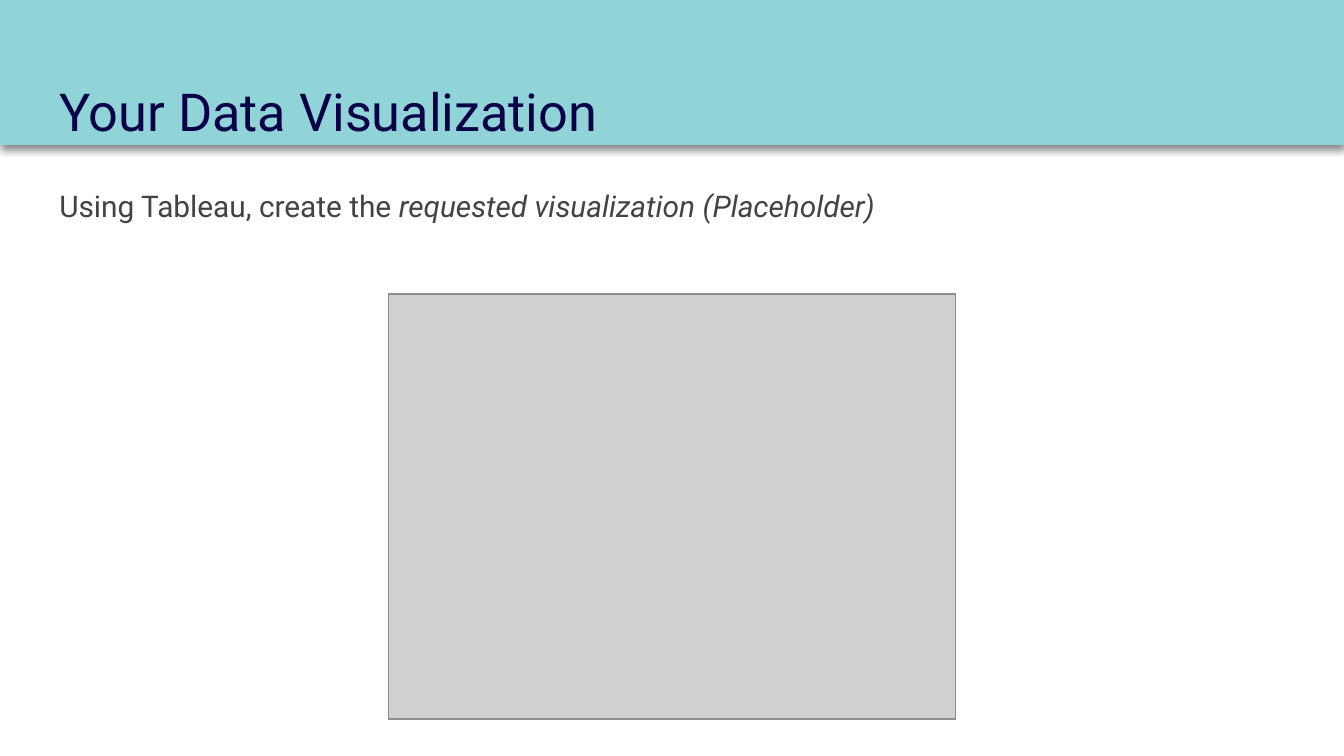
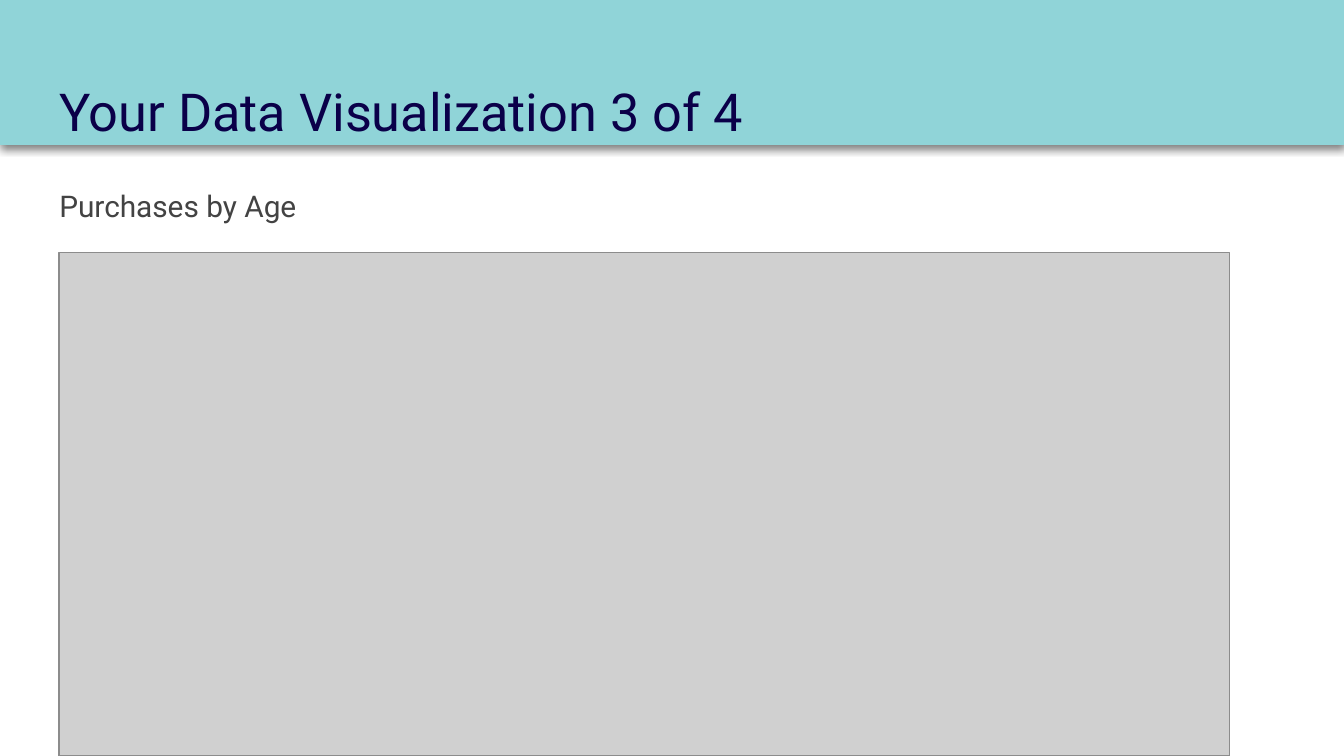
Before and after one commit to dennislamcv1/MetaMarketingAnalytics, a slide deck: slide 10 of Introduction to Data Analytics/Course 2 Capstone Deck.pptx. Drawn at 1344x756 pixels with LibreOffice and Linux fonts; fonts in the diff are those of the drawing; grey boxes stand for pictures. Boxes give left, top, right and bottom in pixels: in the first picture for what was removed or moved away, otherwise in the second. Text is boxed around its words. In the diff, an @@ line names an element or a change of style, - is before the commit and + after.

```diff
--- a/Introduction to Data Analytics/Course 2 Capstone Deck.pptx
+++ b/Introduction to Data Analytics/Course 2 Capstone Deck.pptx
@@ title at bbox=[59, 91, 742, 132]: text changed @@
-Your Data Visualization
+Your Data Visualization 3 of 4
@@ text at bbox=[59, 194, 296, 224]: text changed; italic off @@
-Using Tableau, create the requested visualization (Placeholder)
+Purchases by Age
@@ picture: place and size @@
-picture at bbox=[388, 294, 956, 719]
+picture at bbox=[59, 253, 1230, 756]
```
Also in this commit, not shown: 10 other slides changed, 2 slides added, 2 slides removed, 7 other files.
